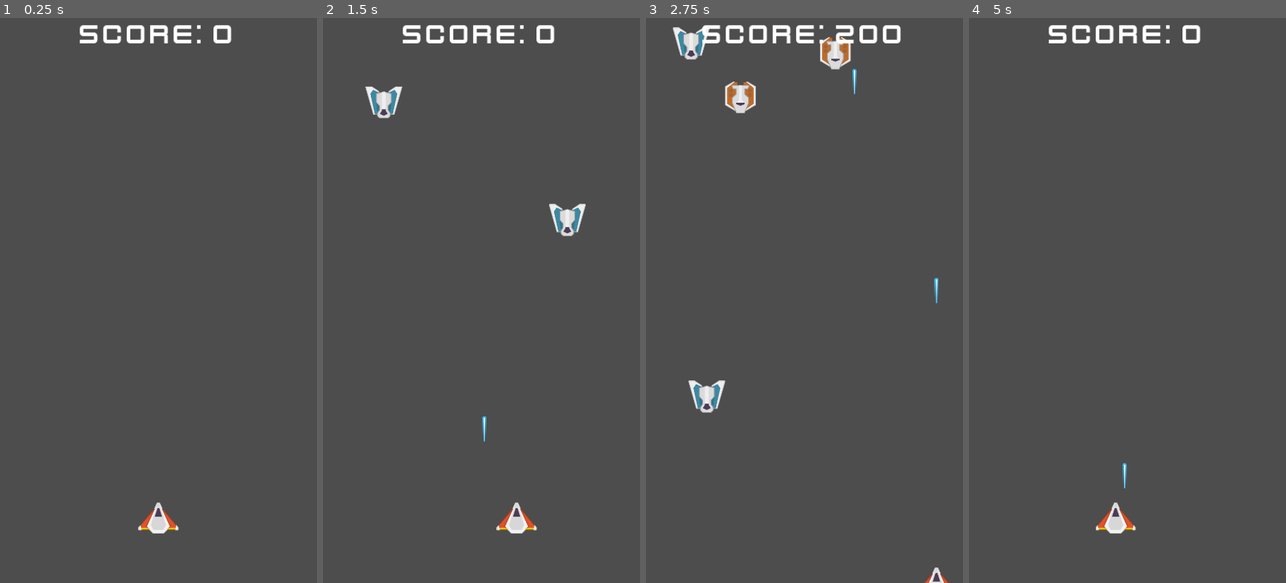
Above: before the commit, frames 1-4 (left to right).
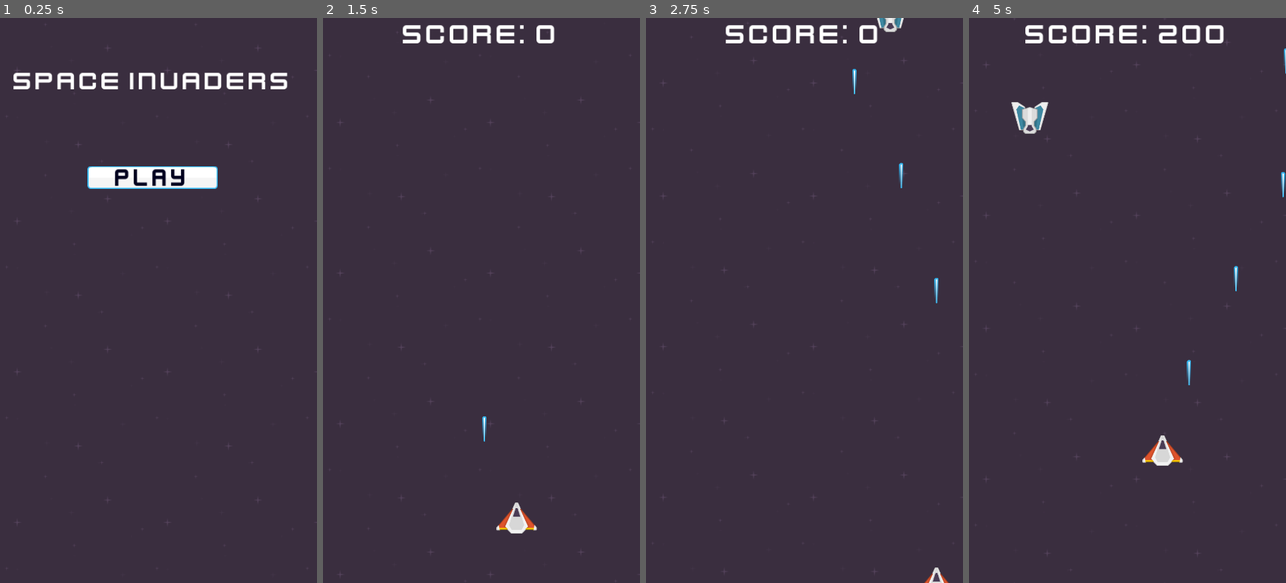
Above: after the commit, the same moments.

Repository: ShaunBamford/SpaceShooter
Game: Godot game, scene res://scenes/main_menu.tscn
Same seed, same stepped clock (60 frames per second), same inputs: the game is played once before the commit and once after it. Before the commit the project starts from res://scenes/game.tscn.
Inputs (mouse positions are in pixels of both pictures, inside the frame that each line leads up to):
- Up to frame 1 (0.25 s): no input
- Up to frame 2 (1.5 s): click (475, 176) at 0.52 s; hold D (move_right) from 1.28 s (still down); hold Space (shoot) from 1.28 s (still down)
- Up to frame 3 (2.75 s): release D (move_right) at 2.03 s; release Space (shoot) at 2.03 s; hold S (move_down) from 2.03 s (still down); tap Space (shoot) at 2.1 s
- Up to frame 4 (5 s): release S (move_down) at 2.78 s; hold D (move_right) 2.78-3.53 s; hold Space (shoot) 2.78-3.53 s; hold W (move_up) 3.53-4.28 s; tap Space (shoot) at 3.6 s; hold A (move_left) from 4.28 s (still down); hold Space (shoot) from 4.28 s (still down); tap R (reset) at 4.9 s

The runs differ from the first frame. In frame 1, 100% of the frame differs, in the area x 0-100%, y 0-100%; in frame 2, 99%; in frame 3, 99%; in frame 4, 99%.

Commit message:
Game upload

Diff:
--- /dev/null
+++ b/default_bus_layout.tres
@@ -0,0 +1,15 @@
+[gd_resource type="AudioBusLayout" format=3 uid="uid://bi7sib1d67tk3"]
+
+[resource]
+bus/1/name = &"sfx"
+bus/1/solo = false
+bus/1/mute = false
+bus/1/bypass_fx = false
+bus/1/volume_db = 0.0
+bus/1/send = &"Master"
+bus/2/name = &"music"
+bus/2/solo = false
+bus/2/mute = false
+bus/2/bypass_fx = false
+bus/2/volume_db = 0.0
+bus/2/send = &"Master"
--- a/project.godot
+++ b/project.godot
@@ -11,7 +11,7 @@
 [application]
 
 config/name="SpaceShooter"
-run/main_scene="res://scenes/game.tscn"
+run/main_scene="res://scenes/main_menu.tscn"
 config/features=PackedStringArray("4.2", "GL Compatibility")
 config/icon="res://icon.svg"
 
--- a/scenes/game.tscn
+++ b/scenes/game.tscn
@@ -6,10 +6,26 @@
 [ext_resource type="PackedScene" uid="uid://dn1yld8dq4iv" path="res://scenes/diver_enemy.tscn" id="4_2nkhs"]
 [ext_resource type="PackedScene" uid="uid://c1w32wbt8d23q" path="res://scenes/hud.tscn" id="4_f33sx"]
 [ext_resource type="PackedScene" uid="uid://63nf1rje0tk6" path="res://scenes/game_over_sceen.tscn" id="5_s6bb8"]
+[ext_resource type="Texture2D" uid="uid://03dab77axij6" path="res://textures/sounds/darkPurple.png" id="7_1gc1c"]
+[ext_resource type="AudioStream" uid="uid://ce70axbeolf4m" path="res://textures/sounds/sfx_laser2.ogg" id="8_hqnd4"]
+[ext_resource type="AudioStream" uid="uid://cqil1vgdjtlwy" path="res://textures/sounds/sfx_hit.mp3" id="9_6e0of"]
+[ext_resource type="AudioStream" uid="uid://82a36e5ie5f8" path="res://textures/sounds/death.mp3" id="10_kfs2u"]
 
 [node name="Game" type="Node2D"]
 script = ExtResource("1_hqimb")
 enemy_scenes = Array[PackedScene]([ExtResource("3_vdvnw"), ExtResource("4_2nkhs")])
+
+[node name="ParallaxBackground" type="ParallaxBackground" parent="."]
+
+[node name="ParallaxLayer" type="ParallaxLayer" parent="ParallaxBackground"]
+motion_mirroring = Vector2(0, 960)
+
+[node name="PurpleStars" type="Sprite2D" parent="ParallaxBackground/ParallaxLayer"]
+texture_repeat = 2
+texture = ExtResource("7_1gc1c")
+centered = false
+region_enabled = true
+region_rect = Rect2(0, 0, 540, 960)
 
 [node name="UILayer" type="CanvasLayer" parent="."]
 
@@ -19,7 +35,7 @@
 visible = false
 
 [node name="EnemySpawnTimer" type="Timer" parent="."]
-wait_time = 0.5
+wait_time = 2.0
 autostart = true
 
 [node name="player" parent="." instance=ExtResource("2_dvn8x")]
@@ -33,4 +49,18 @@
 
 [node name="EnemyContainer" type="Node2D" parent="."]
 
+[node name="SFX" type="Node" parent="."]
+
+[node name="lazer" type="AudioStreamPlayer" parent="SFX"]
+stream = ExtResource("8_hqnd4")
+bus = &"sfx"
+
+[node name="hit" type="AudioStreamPlayer" parent="SFX"]
+stream = ExtResource("9_6e0of")
+bus = &"sfx"
+
+[node name="explode" type="AudioStreamPlayer" parent="SFX"]
+stream = ExtResource("10_kfs2u")
+bus = &"sfx"
+
 [connection signal="timeout" from="EnemySpawnTimer" to="." method="_on_enemy_spawn_timer_timeout"]
--- /dev/null
+++ b/scenes/main_menu.tscn
@@ -0,0 +1,82 @@
+[gd_scene load_steps=11 format=3 uid="uid://dvyv1floy5cpu"]
+
+[ext_resource type="Script" path="res://scripts/mainMenu.gd" id="1_jiktb"]
+[ext_resource type="Texture2D" uid="uid://03dab77axij6" path="res://textures/sounds/darkPurple.png" id="2_6uago"]
+[ext_resource type="FontFile" uid="uid://bj4ynlmwfo4ox" path="res://textures/fonts/kenvector_future.ttf" id="3_00q4o"]
+[ext_resource type="Texture2D" uid="uid://ddehy7g73pfit" path="res://textures/PNG/UI/buttonBlue.png" id="4_24lfk"]
+[ext_resource type="FontFile" uid="uid://bsv28d1p0f46m" path="res://textures/fonts/kenvector_future_thin.ttf" id="5_5le7j"]
+
+[sub_resource type="LabelSettings" id="LabelSettings_8d08x"]
+font = ExtResource("3_00q4o")
+font_size = 45
+
+[sub_resource type="LabelSettings" id="LabelSettings_tkf2o"]
+font = ExtResource("5_5le7j")
+font_size = 45
+font_color = Color(0, 0, 0.117647, 1)
+
+[sub_resource type="Theme" id="Theme_6irvb"]
+
+[sub_resource type="StyleBoxFlat" id="StyleBoxFlat_1vhlo"]
+bg_color = Color(0.6, 0.6, 0.6, 0)
+corner_radius_top_left = 25
+corner_radius_top_right = 25
+corner_radius_bottom_right = 25
+corner_radius_bottom_left = 25
+
+[sub_resource type="StyleBoxFlat" id="StyleBoxFlat_glkur"]
+bg_color = Color(0.212305, 0.212305, 0.212305, 0.305882)
+
+[node name="mainMenu" type="Node2D"]
+script = ExtResource("1_jiktb")
+
+[node name="PurpleStars" type="Sprite2D" parent="."]
+texture_repeat = 2
+texture = ExtResource("2_6uago")
+centered = false
+region_enabled = true
+region_rect = Rect2(0, 0, 540, 960)
+
+[node name="Label" type="Label" parent="."]
+anchors_preset = 5
+anchor_left = 0.5
+anchor_right = 0.5
+offset_left = 26.0
+offset_top = 81.0
+offset_right = 496.0
+offset_bottom = 133.0
+grow_horizontal = 2
+text = "SPACE INVADERS"
+label_settings = SubResource("LabelSettings_8d08x")
+
+[node name="ButtonBlue" type="Sprite2D" parent="."]
+position = Vector2(260, 271)
+texture = ExtResource("4_24lfk")
+
+[node name="Label" type="Label" parent="ButtonBlue"]
+anchors_preset = 8
+anchor_left = 0.5
+anchor_top = 0.5
+anchor_right = 0.5
+anchor_bottom = 0.5
+offset_left = -175.0
+offset_top = -45.5
+offset_right = -47.0
+offset_bottom = 6.5
+grow_horizontal = 2
+grow_vertical = 2
+text = "play"
+label_settings = SubResource("LabelSettings_tkf2o")
+horizontal_alignment = 1
+vertical_alignment = 1
+
+[node name="Button" type="Button" parent="ButtonBlue"]
+offset_left = -111.0
+offset_top = -19.0
+offset_right = 111.0
+offset_bottom = 20.0
+theme = SubResource("Theme_6irvb")
+theme_override_styles/normal = SubResource("StyleBoxFlat_1vhlo")
+theme_override_styles/hover = SubResource("StyleBoxFlat_glkur")
+
+[connection signal="pressed" from="ButtonBlue/Button" to="." method="_on_button_pressed"]
--- a/scripts/enemy.gd
+++ b/scripts/enemy.gd
@@ -1,6 +1,7 @@
 class_name Enemy extends Area2D
 
 signal killed
+signal hit
 
 @export var speed = 150
 @export var hp = 1
@@ -22,6 +23,8 @@
 	if hp <= 0:
 		killed.emit(points)
 		die()
+	else:
+		hit.emit()
 
 func _on_visible_on_screen_notifier_2d_screen_exited():
 	die()
--- a/scripts/game.gd
+++ b/scripts/game.gd
@@ -8,6 +8,11 @@
 @onready var enemy_container = $EnemyContainer
 @onready var hud = $UILayer/HUD
 @onready var gos = $UILayer/GameOverSceen
+@onready var pb = $ParallaxBackground
+
+@onready var lazer_sound = $SFX/lazer
+@onready var hit_sound = $SFX/hit
+@onready var explode_Sound = $SFX/explode
 
 var player = null
 var score := 0:
@@ -16,9 +21,17 @@
 		hud.score = score
 
 var high_score := 0
+var scroll_speed = 100
+
 
 # Called when the node enters the scene tree for the first time.
 func _ready():
+	var save_file = FileAccess.open("user://save.data", FileAccess.READ)
+	if save_file!=null:
+		high_score = save_file.get_32()
+	else:
+		high_score = 0
+		save_game()
 	score = 0
 	player = get_tree().get_first_node_in_group("player")
 	player.global_position = playerSpawnPosition.global_position
@@ -30,31 +43,43 @@
 	save_file.store_32(high_score)
 # Called every frame. 'delta' is the elapsed time since the previous frame.
 func _process(delta):
-	if Input.is_action_just_pressed("quit"):
-		get_tree().quit()
-	elif Input.is_action_just_pressed("reset"):
-		get_tree().reload_current_scene()
+	if timer.wait_time > 0.3:
+		timer.wait_time -= delta*0.09
+	else:
+		timer.wait_time = 0.3
+
+	pb.scroll_offset.y += delta * scroll_speed
+	if pb.scroll_offset.y >= 960:
+		pb.scroll_offset.y = 0
+
 
 func _on_player_lazer_shot(lazer_scene, location):
 	var lazer = lazer_scene.instantiate()
 	lazer.global_position = location
 	lazerContainer.add_child(lazer)
+	lazer_sound.play()
 
 
 func _on_enemy_spawn_timer_timeout():
 	var e = enemy_scenes.pick_random().instantiate()
 	e.global_position = Vector2(randf_range(50, 500), -50)
 	e.killed.connect(_on_enemy_killed)
+	e.hit.connect(_on_enemy_hit)
 	enemy_container.add_child(e)
 
+func _on_enemy_hit():
+	hit_sound.play()
+
 func _on_enemy_killed(points):
+	hit_sound.play()
 	score += points
 	if score >= high_score:
 		high_score = score
 
-
 func on_player_killed():
+	explode_Sound.play()
 	gos.set_score(score)
 	gos.set_high_score(high_score)
+	save_game()
 	await get_tree().create_timer(1.5).timeout
 	gos.visible = true
--- /dev/null
+++ b/scripts/mainMenu.gd
@@ -0,0 +1,12 @@
+extends Node2D
+
+
+# Called when the node enters the scene tree for the first time.
+func _ready():
+	pass # Replace with function body.
+
+
+# Called every frame. 'delta' is the elapsed time since the previous frame.
+
+func _on_button_pressed():
+	get_tree().change_scene_to_file("res://Scenes/game.tscn")
Not shown: 1 places in scenes/game.tscn that only renumber resources
Binary file added: textures/sounds/darkPurple.png
Not shown, added: textures/sounds/darkPurple.png.import
Not shown, added: textures/sounds/death.mp3.import
Not shown, added: textures/sounds/sfx_hit.mp3.import
Not shown, added: textures/sounds/sfx_laser1.ogg.import
Not shown, added: textures/sounds/sfx_laser2.ogg.import
Not shown, added: textures/sounds/sfx_lose.ogg.import
Not shown, added: textures/sounds/sfx_shieldDown.ogg.import
Not shown, added: textures/sounds/sfx_shieldUp.ogg.import
Not shown, added: textures/sounds/sfx_twoTone.ogg.import
Not shown, added: textures/sounds/sfx_zap.ogg.import
(and 9 more such lines)
